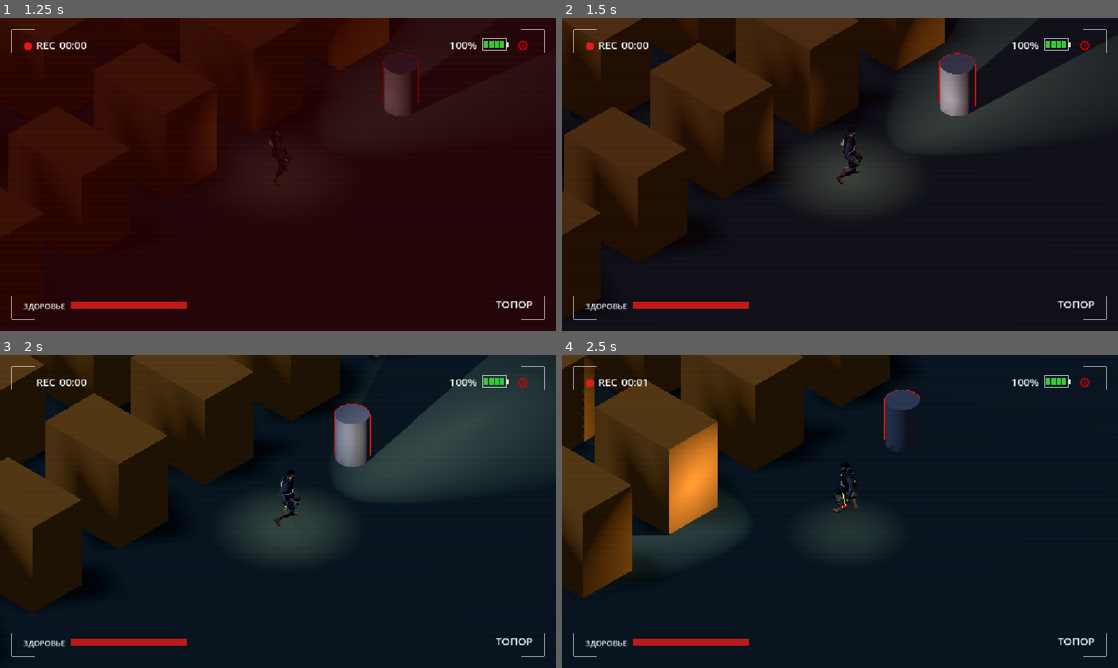
Above: before the commit, frames 1-4 (two rows, left to right).
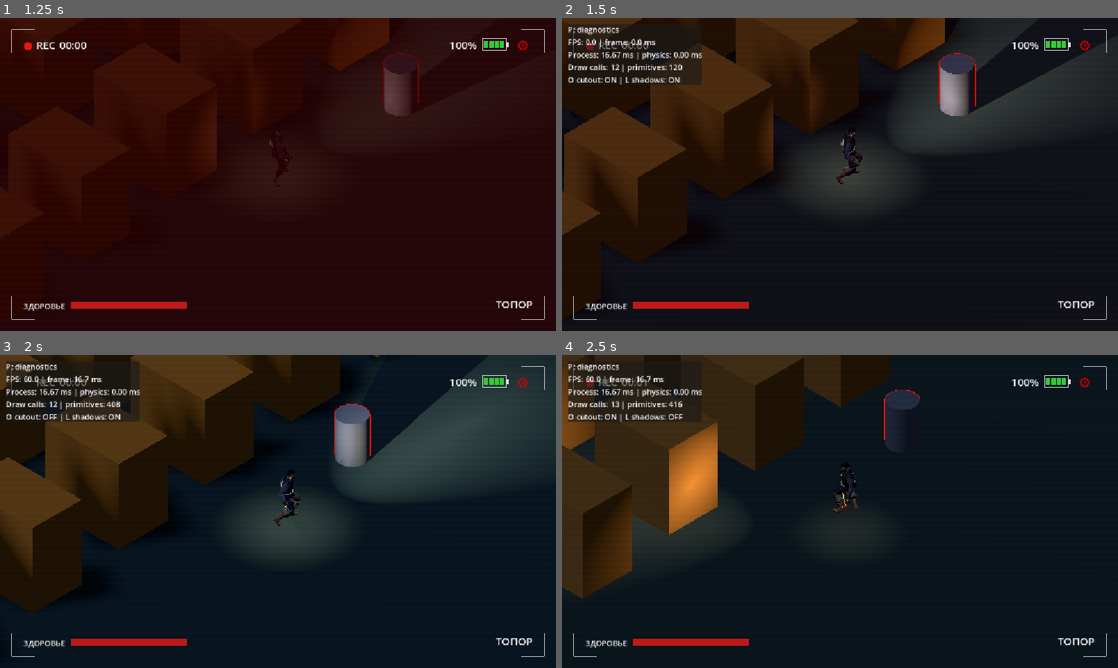
Above: after the commit, the same moments.

Repository: AnckerStudios/the-camera-game
Game: Godot game, scene res://ui/menu/menu.tscn
The game is run twice, just before and just after one commit, with the same random seed, the same clock (stepped at 60 frames per second) and the same inputs. Sound files missing from this copy of the repository are replaced by a short silence.
Inputs (mouse positions are in pixels of both pictures, inside the frame that each line leads up to):
- Up to frame 1 (1.25 s): click "Играть" at 0.5 s
- Up to frame 2 (1.5 s): tap Enter at 1.25 s; move the mouse to (962, 158) at 1.27 s; hold D (move_right) from 1.28 s (still down); tap P at 1.35 s
- Up to frame 3 (2 s): keep holding D (move_right); tap Space (jump) at 1.52 s; tap O at 1.55 s
- Up to frame 4 (2.5 s): move the mouse to (728, 527) at 2.02 s; release D (move_right) at 2.03 s; hold S (move_backward) from 2.03 s (still down); tap O at 2.1 s; tap Space (jump) at 2.27 s; tap L at 2.3 s

Frame 1 is identical in both runs. In frame 2, 2.1% of the frame differs, in the area x 1-26%, y 2-22%; in frame 3, 2.2%; in frame 4, 7.5%, in the area x 0-52%, y 1-78%.

Commit message:
код 3

Diff:
--- a/gamelogic/player/performance_diagnostics.gd
+++ b/gamelogic/player/performance_diagnostics.gd
@@ -1,5 +1,5 @@
 extends CanvasLayer
-## Скрытая диагностика браузерной сборки. F3 — панель, F6/F7 — сравнение эффектов.
+## Скрытая диагностика браузерной сборки. P — панель, O/L — сравнение эффектов.
 var _label: Label
 var _panel: PanelContainer
 var _elapsed := 0.0
@@ -23,7 +23,7 @@
 func _input(event: InputEvent) -> void:
 	if not event is InputEventKey or not event.pressed or event.echo:
 		return
-	if event.physical_keycode == KEY_F3:
+	if event.physical_keycode == KEY_P:
 		_panel.visible = not _panel.visible
 		_elapsed = 0.0
 		_frames = 0
@@ -31,12 +31,12 @@
 		if _panel.visible:
 			_refresh(0.0, 0.0)
 		get_viewport().set_input_as_handled()
-	elif _panel.visible and event.physical_keycode == KEY_F6:
+	elif _panel.visible and event.physical_keycode == KEY_O:
 		var cutout := get_parent().get_node_or_null("WallCutout")
 		if cutout:
 			cutout.enabled = not cutout.enabled
 		get_viewport().set_input_as_handled()
-	elif _panel.visible and event.physical_keycode == KEY_F7:
+	elif _panel.visible and event.physical_keycode == KEY_L:
 		_toggle_shadows()
 		get_viewport().set_input_as_handled()
 
@@ -56,7 +56,7 @@
 	var primitives := int(Performance.get_monitor(Performance.RENDER_TOTAL_PRIMITIVES_IN_FRAME))
 	var process_ms := Performance.get_monitor(Performance.TIME_PROCESS) * 1000.0
 	var physics_ms := Performance.get_monitor(Performance.TIME_PHYSICS_PROCESS) * 1000.0
-	_label.text = "F3: diagnostics\nFPS: %.1f | frame: %.1f ms\nProcess: %.2f ms | physics: %.2f ms\nDraw calls: %d | primitives: %d\nF6 cutout: %s | F7 shadows: %s" % [fps, frame_ms, process_ms, physics_ms, draws, primitives, "ON" if cutout_enabled else "OFF", "OFF" if _shadows_disabled else "ON"]
+	_label.text = "P: diagnostics\nFPS: %.1f | frame: %.1f ms\nProcess: %.2f ms | physics: %.2f ms\nDraw calls: %d | primitives: %d\nO cutout: %s | L shadows: %s" % [fps, frame_ms, process_ms, physics_ms, draws, primitives, "ON" if cutout_enabled else "OFF", "OFF" if _shadows_disabled else "ON"]
 
 func _toggle_shadows() -> void:
 	if _shadows_disabled:
